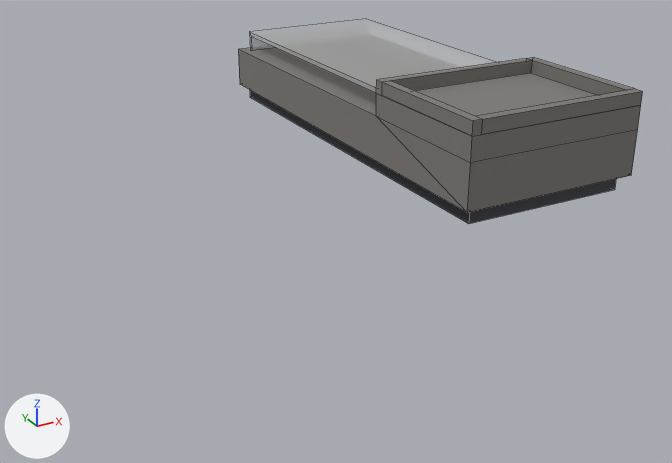
A saved change to the OBJ model examples/RoomTemplate/models/table.obj.
Camera for both pictures: a 50 mm lens placed at (-1.15, -3.06, 1.44), pointed at (0.64, 0.19, -0.18). Every picture has the same lights, and +X, +Y and +Z are marked at lower left. Mesh edges are drawn as thin lines. Where no turn or scale is listed for an object, it has been applied to the vertices. Vertices at the same position are counted once.

In view in the first picture: 'table'.
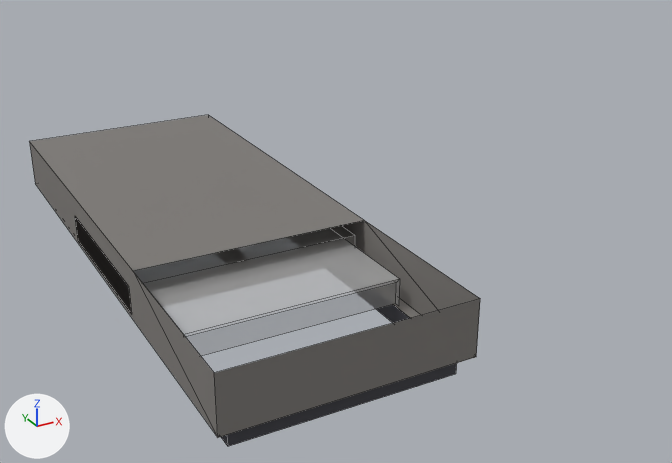
Changed parts and their boxes [x1, y1, x2, y2] in the pictures (672 x 463 px; the box of a moved part takes in the faces that stretch with it):
'table', reshaped (11% wider, 61% taller): before [238, 19, 643, 224]; after [29, 115, 480, 446]
part 1 of me_table, moved or reshaped: before [249, 19, 497, 93]; after [133, 228, 400, 356]
part 2 of me_table, added: after [29, 115, 480, 446]
part 3 of me_table, deleted: before [238, 48, 643, 224]
part 4 of me_table, added: after [75, 219, 355, 312]

The change, as a diff of the scene's bpy script:
```diff
--- a/examples/RoomTemplate/models/table.obj.py
+++ b/examples/RoomTemplate/models/table.obj.py
@@ me_table @@
 # used by ob_table; location = (0.0, 0.0, 0.0)
 # verts and faces of me_table; kept vertices keep their numbers, new ones are numbered from 58
-me_table.from_pydata(...)  # 58 vertices, 55 faces; spans x 0.89..1.75, y -0.4..1.79, z 0.0..0.44
+me_table.from_pydata(...)  # 58 vertices, 43 faces; spans x -0.43..0.43, y -1.1..1.1, z -0.14..0.14
+# me_table part 1: the loose piece of 16 vertices spanning x 0.94..1.7, y 0.29..1.73, z 0.27..0.38 is moved by (-1.32, -1.01, -0.33)
+# me_table part 2: a new loose piece of 18 vertices spanning x -0.43..0.43, y -1.1..1.1, z -0.14..0.14
+# me_table part 3: the loose piece of 42 vertices spanning x 0.89..1.75, y -0.4..1.79, z 0.0..0.44 is deleted
+# me_table part 4
+verts[58] = (-0.43, 0.34, 0.05)  # pixel (74, 215)
+verts[59] = (-0.43, -0.34, 0.05)  # pixel (128, 286)
+verts[60] = (-0.43, 0.34, -0.05)  # pixel (77, 240)
+verts[61] = (-0.43, -0.34, -0.05)  # pixel (131, 314)
+for new, old in zip([*range(62, 66)], [*range(58, 62)]): verts[new] = verts[old] + (0.86, 0.0, 0.0)
+faces += [(58, 59, 63, 62), (58, 62, 64, 60), (59, 61, 65, 63), (58, 60, 61, 59), (62, 63, 65, 64)]  # mat_material__12803 (grey #7e7a77)
 me_table.materials.append(mat_material__12803)
```
